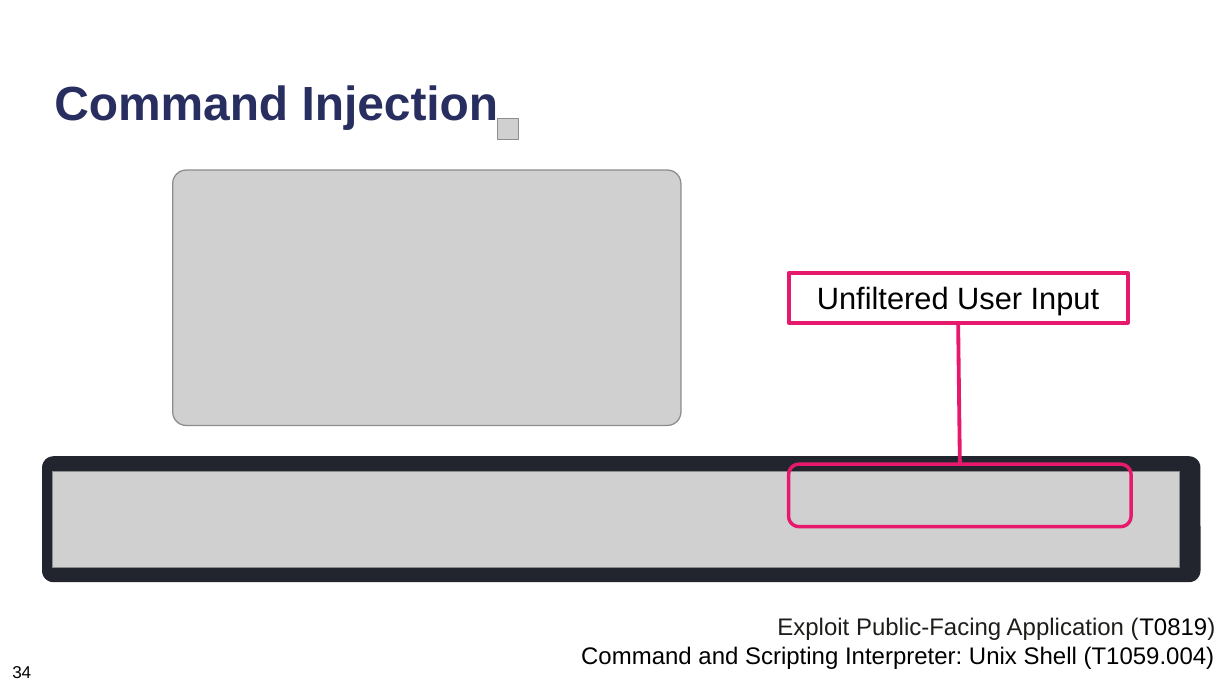
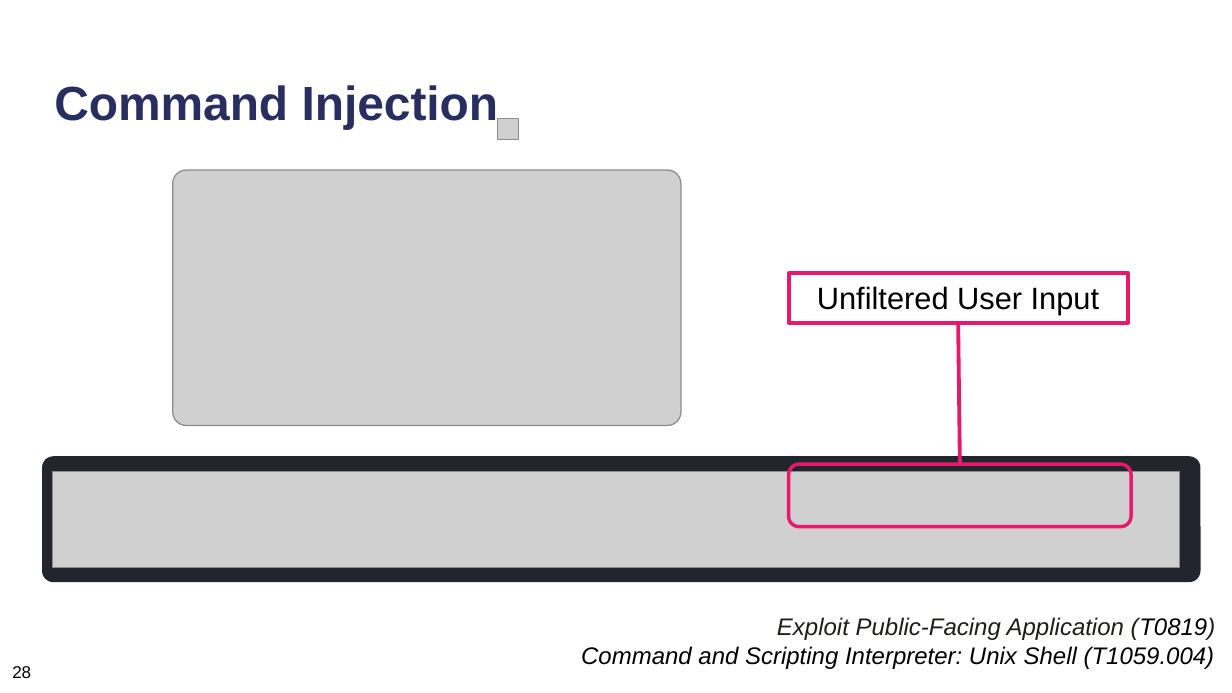
Before and after one commit to neubert-simon/auv-final-report, a slide deck: slide 46 of Final Presentation/ICS_Praesentationsfolien.pptx (slide 47 before the commit). Drawn at 1232x693 pixels with LibreOffice and Linux fonts; fonts in the diff are those of the drawing; grey boxes stand for pictures. Boxes give left, top, right and bottom in pixels: in the first picture for what was removed or moved away, otherwise in the second. Text is boxed around its words. In the diff, an @@ line names an element or a change of style, - is before the commit and + after.

```diff
--- a/Final Presentation/ICS_Praesentationsfolien.pptx
+++ b/Final Presentation/ICS_Praesentationsfolien.pptx
@@ text "Exploit Public-Facing Application (T0819)" at box(581, 617, 1216, 669): italic on @@
@@ text at box(12, 666, 31, 678): text changed @@
-34
+28
```
Also in this commit, not shown: 58 other slides changed, 1 slide removed, 5 other files.
